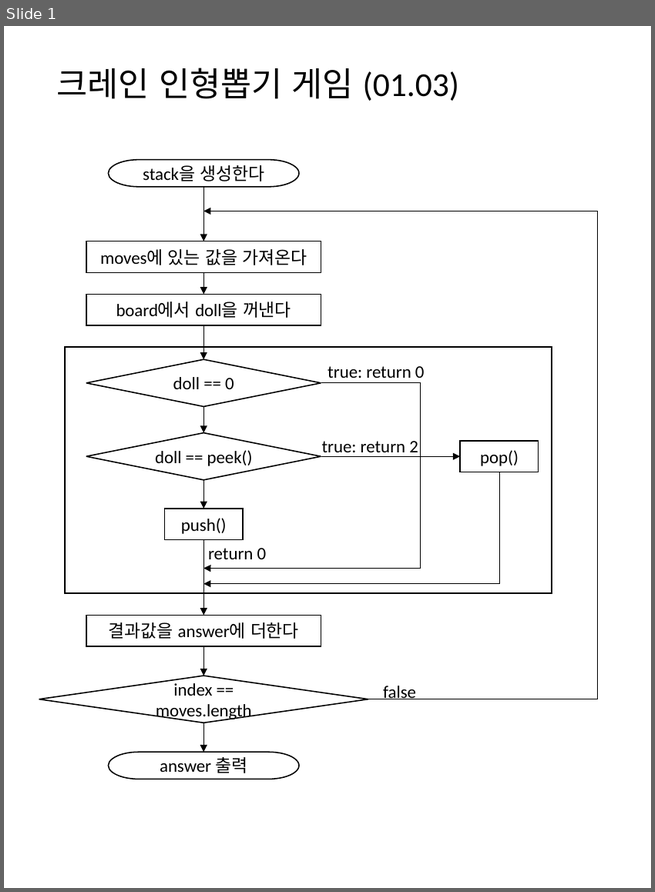
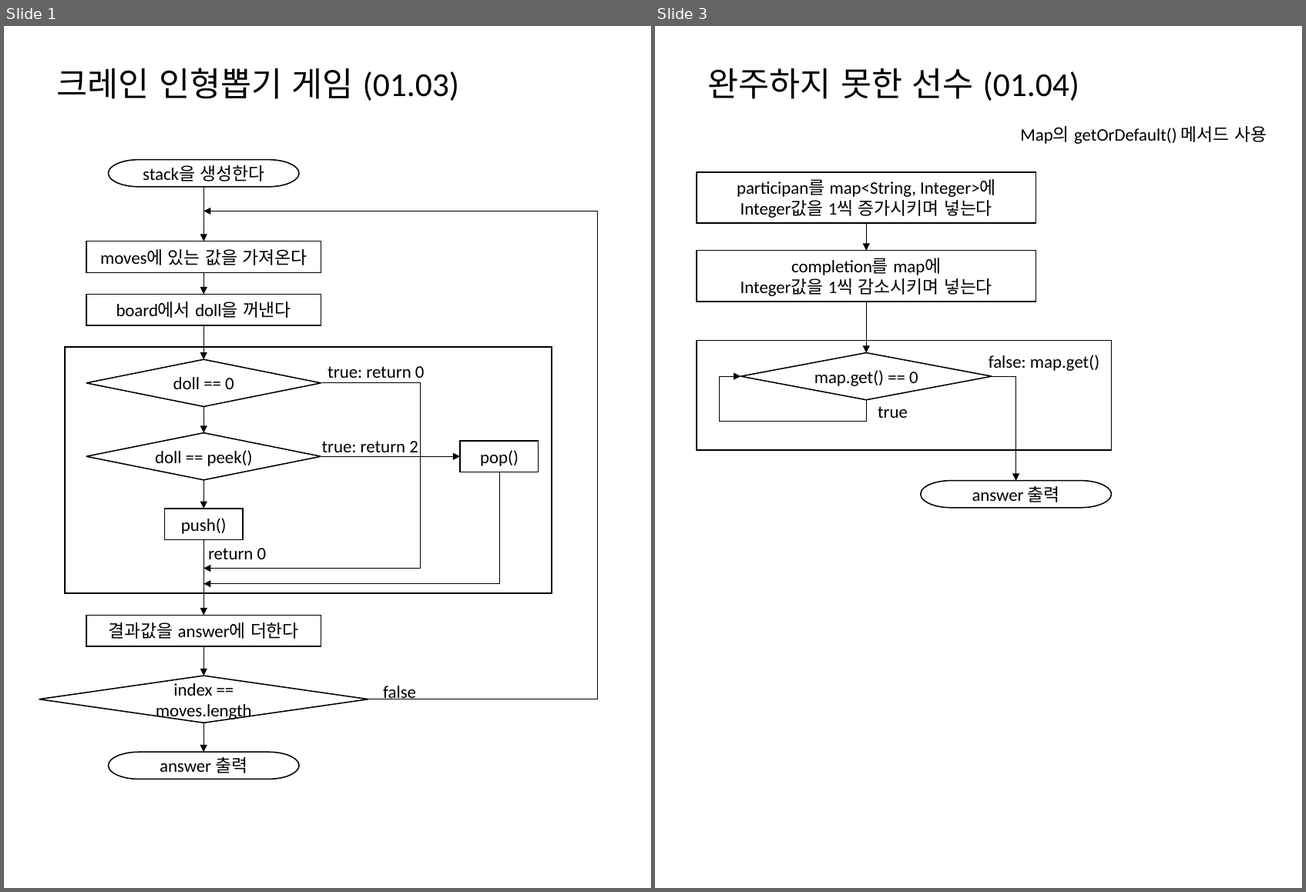
Before and after one commit to mornings9047/Algorithms_Programmers, a slide deck: 알고리즘 순서도.pptx. Shown side by side, each under a label of ours: slide 1 before the commit, slides 1 and 3 after it; the slides between them are not shown. The pictures are 655x892 and 1306x892 pixels, drawn with LibreOffice and Linux fonts; fonts in the diff are those of the drawing. Boxes give left, top, right and bottom in pixels: in the first picture for what was removed or moved away, otherwise in the second. Text is boxed around its words. In the diff, an @@ line names an element or a change of style, - is before the commit and + after.

Commit message:
완주하지 못한 선수

```diff
--- a/알고리즘 순서도.pptx
+++ b/알고리즘 순서도.pptx
@@ slide 3 added at (x1=655, y1=26, x2=1302, y2=888), background #FFFFFF @@
@@ title added at (x1=708, y1=68, x2=1080, y2=101), 28 pt, text #000000 @@
+완주하지 못한 선수 (01.04)
@@ text added at (x1=1020, y1=126, x2=1266, y2=144), 14.7 pt, text #000000 @@
+Map의 getOrDefault() 메서드 사용
@@ rectangle added at (x1=697, y1=172, x2=1036, y2=223), outline #000000 1 pt, 14.7 pt, text #000000 @@
+participan를 map<String, Integer>에
+Integer값을 1씩 증가시키며 넣는다
@@ arrow added from (866, 223) to (866, 250), #000000 0.5 pt @@
@@ rectangle added at (x1=697, y1=250, x2=1036, y2=301), outline #000000 1 pt, 14.7 pt, text #000000 @@
+completion를 map에
+Integer값을 1씩 감소시키며 넣는다
@@ arrow added from (866, 302) to (866, 352), #000000 0.5 pt @@
@@ rectangle added at (x1=697, y1=341, x2=1111, y2=451), outline #000000 1 pt @@
@@ diamond added at (x1=740, y1=352, x2=991, y2=400), outline #000000 1 pt, 14.7 pt, text #000000 @@
+map.get() == 0
@@ text added at (x1=988, y1=355, x2=1099, y2=371), 14.7 pt, text #000000 @@
+false: map.get()
@@ elbow arrow added from (866, 400) to (740, 376), #000000 0.5 pt @@
@@ elbow arrow added from (991, 376) to (1015, 480), #000000 0.5 pt @@
@@ text added at (x1=878, y1=406, x2=908, y2=418), 14.7 pt, text #000000 @@
+true
@@ pill shape added at (x1=921, y1=480, x2=1111, y2=507), outline #000000 1 pt, 14.7 pt, text #000000 @@
+answer 출력
```
Also in this commit, not shown: 1 slide changed, 2 other files.
